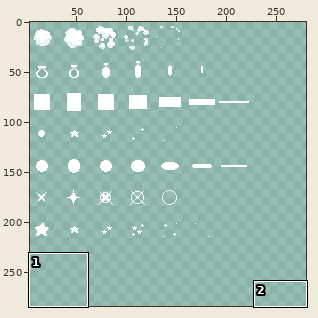
File history of a sprite sheet, Platformer/Content/effects.png. Above, an overview of the earlier version with the close-up marked.
Close-up. Old version:
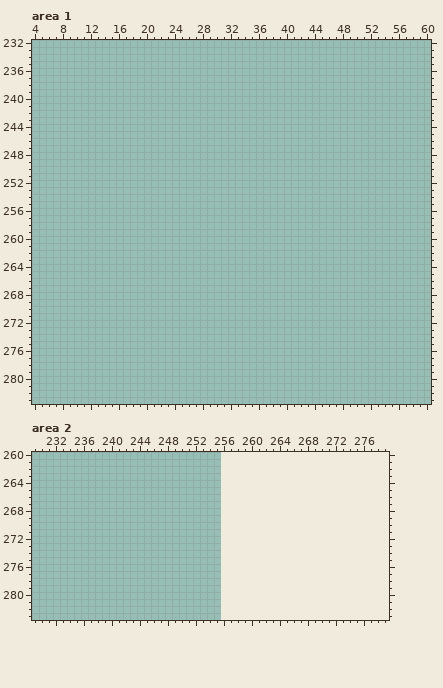
The file is 256x288 pixels. Shown: area 1: x 4..60, y 232..283; area 2: x 229..279, y 260..283. The old version is drawn lined up with the new one, on the new canvas. The wide view leaves out empty margins. The commit also changed other parts of the picture, which this record leaves out.
Once edited:
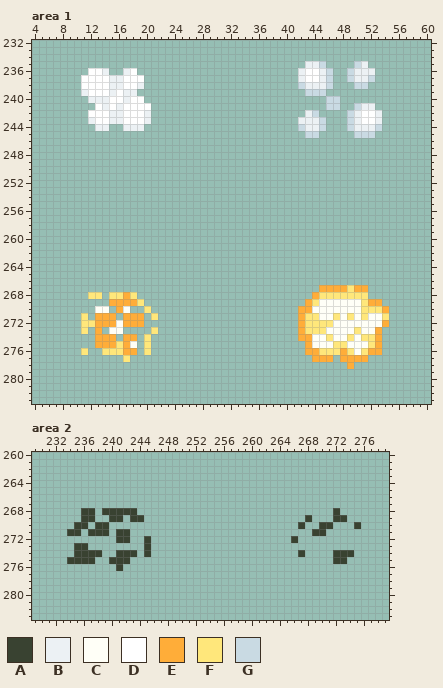
Palette (. is transparent): A #394231  B #ecf1f4  C #fffff7  D #ffffff  E #ffad39  F #ffe77b  G #c9dae3
The edit:
canvas 256x288 -> 320x320
Changed rows in their new state; - is an unchanged pixel.
Area 1:
first column x 11:
235 --------------------------------BBG----GB--
236 -DDB--BD-----------------------BDDBG--GBBB-
237 DDDDBBDDD----------------------BDDBG--GBBG-
238 DDDDBBDDB----------------------GBBBG---GG--
239 BDDDBDBB------------------------GGG--------
240 -BBBDDBDD--------------------------GG------
241 --DBDBDDDD-------------------------GG--GBB-
242 -DDDBBDDDB----------------------BG----GBDDB
243 -BDDBBDDDB---------------------BBBG---GBDDB
244 --BB--BBB----------------------GBBG---GBBBG
245 --------------------------------GG-----GGG-
first column x 11:
267 ----------------------------------EEEEFEE---
268 -FF-FFEF-------------------------EFFFFFFF---
269 ----EEEEF-----------------------EFCCCCCCFEE-
270 --CC-EC--F---------------------EECCCCCCCFFFE
271 F-EEE-EEE-F--------------------EFFCCFCFCFCCF
272 FFEEECEEE----------------------EFFFFCCCCCCCE
273 F-E-CC----F--------------------EFFFCCCCFCCE-
274 --EEE-EE-F---------------------EECCFCCFCFFE-
275 --EEEFEC-F----------------------ECCCFFCCCFE-
276 F--FFFEE-F----------------------EEFFFEFCFEE-
277 ------F--------------------------EEE-EEEE---
278 --------------------------------------E-----
Area 2:
first column x 234:
268 --AA-AAAAA----------------------------A---
269 --AA--AA-AA-----------------------A---AA--
270 -AA-AA---------------------------A--AA---A
271 AA-AAA-AA--------------------------AA-----
272 -------AA--A--------------------A---------
273 -AA--------A------------------------------
274 -AAAA--AAA-A---------------------A----AAA-
275 AAAA--AAA-----------------------------AA--
276 -------A----------------------------------
